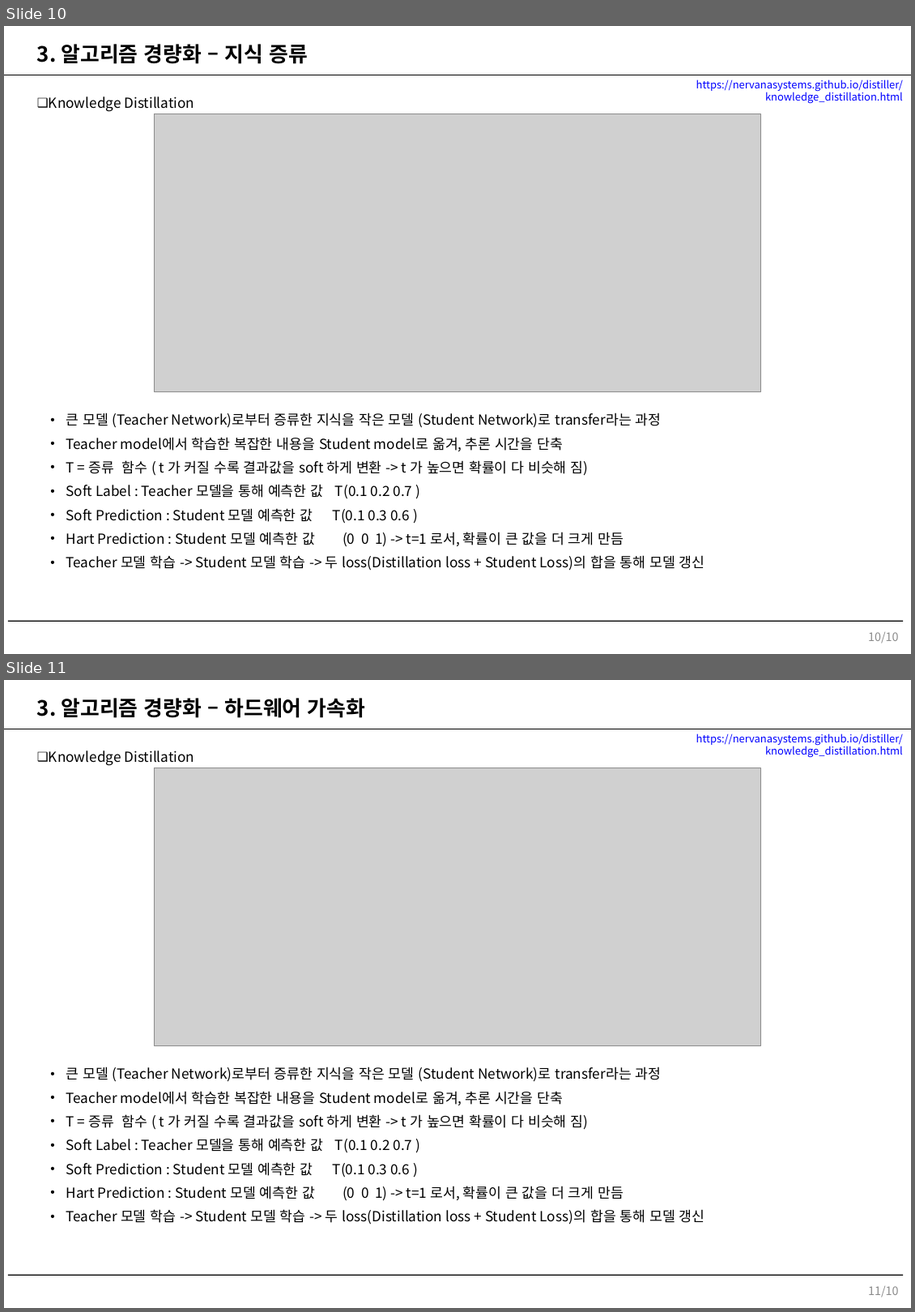
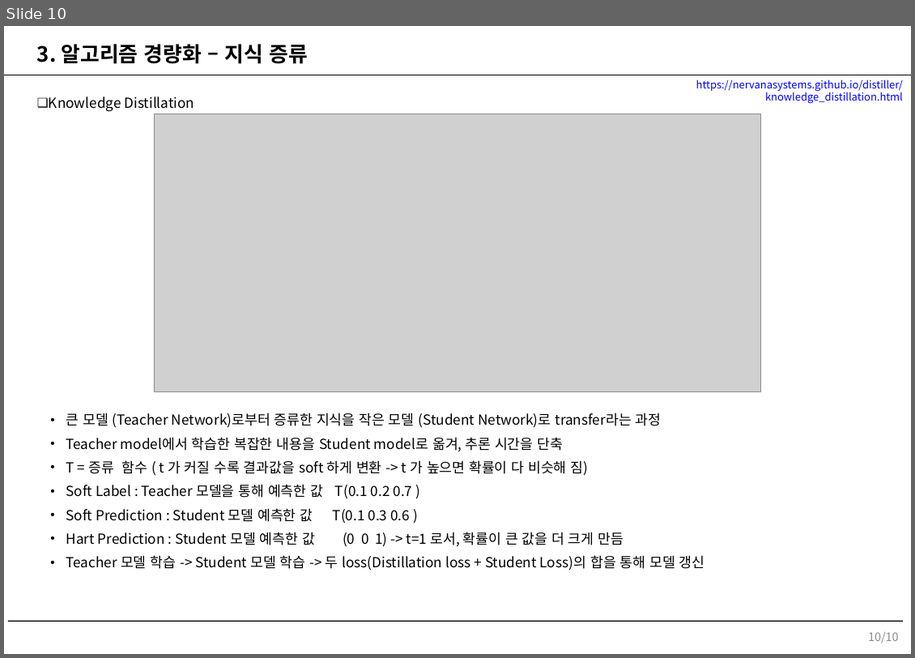
Before and after one commit to yutan0565/Light-Weight-Base_Tensorflow2, a slide deck: 자료/개인_과제.pptx. Shown one above the other, each under a label of ours: slides 10 and 11 before the commit, slide 10 after it. The pictures are 915x1312 and 915x658 pixels, drawn with LibreOffice and Linux fonts; fonts in the diff are those of the drawing; grey boxes stand for pictures; background and template pictures are left out. Boxes give left, top, right and bottom in pixels: in the first picture for what was removed or moved away, otherwise in the second. Text is boxed around its words. In the diff, an @@ line names an element or a change of style, - is before the commit and + after.

```diff
--- a/자료/개인_과제.pptx
+++ b/자료/개인_과제.pptx
@@ slide 11 removed at <box>4,680,911,1308</box>, background #FFFFFF; not listed: 2 template elements that a slide beside it also shows @@
@@ text removed at <box>37,698,365,718</box> @@
-3. 알고리즘 경량화 – 하드웨어 가속화
@@ text removed at <box>49,750,195,766</box> @@
-❑ Knowledge Distillation
@@ text removed at <box>697,733,903,758</box> @@
-https://nervanasystems.github.io/distiller/knowledge_distillation.html
@@ picture removed at <box>154,768,761,1046</box> @@
@@ text removed at <box>66,1066,705,1224</box> @@
-• 큰 모델 (Teacher Network)로부터 증류한 지식을 작은 모델 (Student Network)로 transfer라는 과정
-• Teacher model에서 학습한 복잡한 내용을 Student model로 옮겨, 추론 시간을 단축
-• T = 증류 함수 ( t 가 커질 수록 결과값을 soft 하게 변환 -> t 가 높으면 확률이 다 비슷해 짐)
-• Soft Label : Teacher 모델을 통해 예측한 값 T(0.1 0.2 0.7 )
-• Soft Prediction : Student 모델 예측한 값 T(0.1 0.3 0.6 )
-• Hart Prediction : Student 모델 예측한 값 (0 0 1) -> t=1 로서, 확률이 큰 값을 더 크게 만듬
-• Teacher 모델 학습 -> Student 모델 학습 -> 두 loss(Distillation loss + Student Loss)의 합을 통해 모델 갱신
@@ page number removed at <box>868,1286,898,1297</box> @@
-11/10
```
Also in this commit, not shown: 7 slides added, 4 other files.
